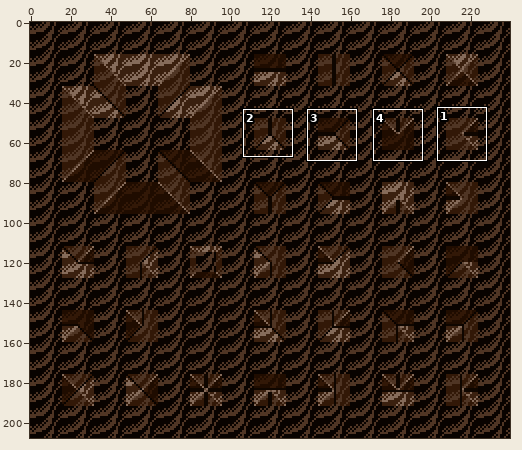
Two states of a sprite sheet, graphics/images/ramps_sand_beige.png. The picture above shows the old version from afar; the outline marks the close-up.
Close-up. As it was:
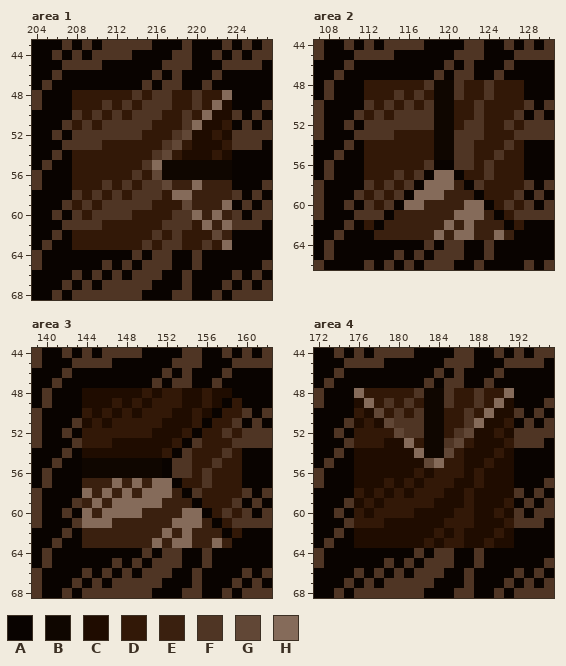
The file is 480x416 pixels, drawn in blocks of 2x2; one block is one cell here. Colours within 5 levels of each other are drawn and written as one. Shown: area 1: x 204..227, y 43..68; area 2: x 107..130, y 44..66; area 3: x 139..162, y 44..68; area 4: x 172..195, y 44..68. The commit also changed other parts of the picture, which this record leaves out.
Palette (. is transparent): A #090300  B #0f0600  C #1f0c00  D #321807  E #3a200f  F #4f3524  G #614736  H #856b5a
After the commit:
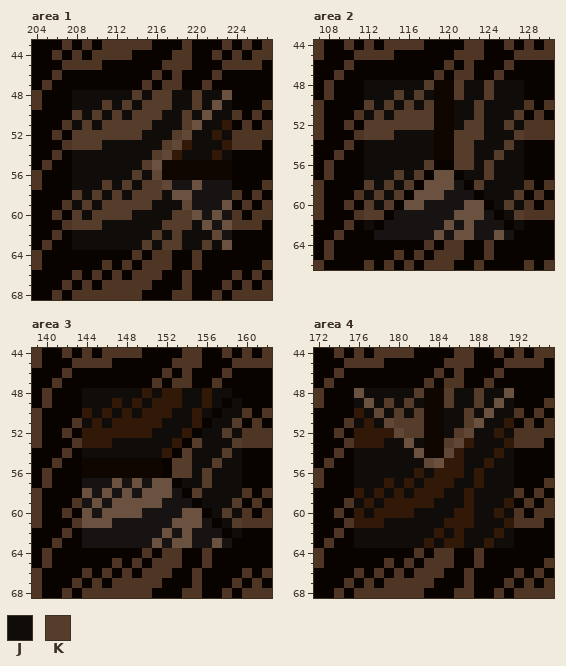
Colours new in this view: J #0f0c0a  K #563c2b
Diff:
colour E: #3a200f -> #161312
colour H: #856b5a -> #6b5140
Changed rows in their new state; - is a pixel that keeps its letter.
Area 1:
first column x 208:
48 JJJJJJKJKKJJKJJ-
49 JJJKJKJKKKJJKJ-J
50 KJKJKJKKKJJKJ-JJ
51 JKJKKKKKJJJK-JJ-
52 KKKKKKKJJJK-JJ-J
53 KKKJJJJJJK--JJJ-
54 JJJJJJJJK--JJJ-J
55 JJJJJJJK--------
56 JJJJJJKJ--------
57 JJJKJKJKK-------
58 KJKJKJKKKJ------
59 JKJKKKKKJJJ-----
60 KJKKKKJJJJKK----
61 KKKJJJJJJKKKJ---
62 JJJJJJJJKJKJJJ--
63 JJJJJJJKJKKJJKJ-
Area 2:
first column x 112:
48 JJJJJJK--KJJKJJJ
49 JJJKJKJ--KJJKJJJ
50 KJKJKJK--JJKJJJJ
51 JKJKKKK--JJKJJJK
52 KKKKKKK--JKKJJKJ
53 KKKJJJJ--KKKJJJK
54 JJJJJJJ--KKJJJKJ
55 JJJJJJJ--KKJJKJJ
56 JJJJJJK--KKJKJJJ
57 JJJKJK----JJKJJJ
58 KJKJK------KJJJJ
59 JKJK--------JJJK
60 KJK----------JKJ
61 KK------------JK
62 J--------------J
Area 3:
first column x 144:
48 JJJJJJ-J--JJ-JJ-
49 JJJ-J-J---JJ-J-J
50 -J-J-J---JJ-J-JJ
51 J-J-----JJJ--JJK
52 -------JJJ--JJKJ
53 ---JJJJJJ--KJJJK
54 JJJJJJJJ--KJJJKJ
55 ---------KKJJKJJ
56 ---------KKJKJJJ
57 ----------JJKJJJ
58 -----------KJJJJ
59 ------------JJJK
60 -------------JKJ
61 --------------JK
62 ---------------J
Area 4:
first column x 176:
48 -JJJJJK--KJJKJJ-
49 J-JKJKJ--KJJKJ-J
50 -J-JKJK--JJKJ-JJ
51 J-J-KKK--JJK-JJ-
52 -----KK--JK-JJ-J
53 ---JJ-J--K--JJJ-
54 JJJJJJ-----JJJ-J
55 JJJJJJJ----JJ-JJ
56 JJJJJJ-J---J-JJJ
57 JJJ-J-J---JJ-JJJ
58 -J-J-J---JJ-JJJJ
59 J-J-----JJJ-JJJ-
60 -J----JJJJ--JJ-J
61 ---JJJJJJ---JJJ-
62 JJJJJJJJ-J-JJJ-J
63 JJJJJJJ-J--JJ-JJ
Boxes around the changes in both close-ups, in picture pixels (x1, y1, x2, y2):
changed: (72, 90, 232, 250)
changed: (364, 80, 524, 240)
changed: (82, 388, 242, 548)
changed: (354, 388, 514, 548)
